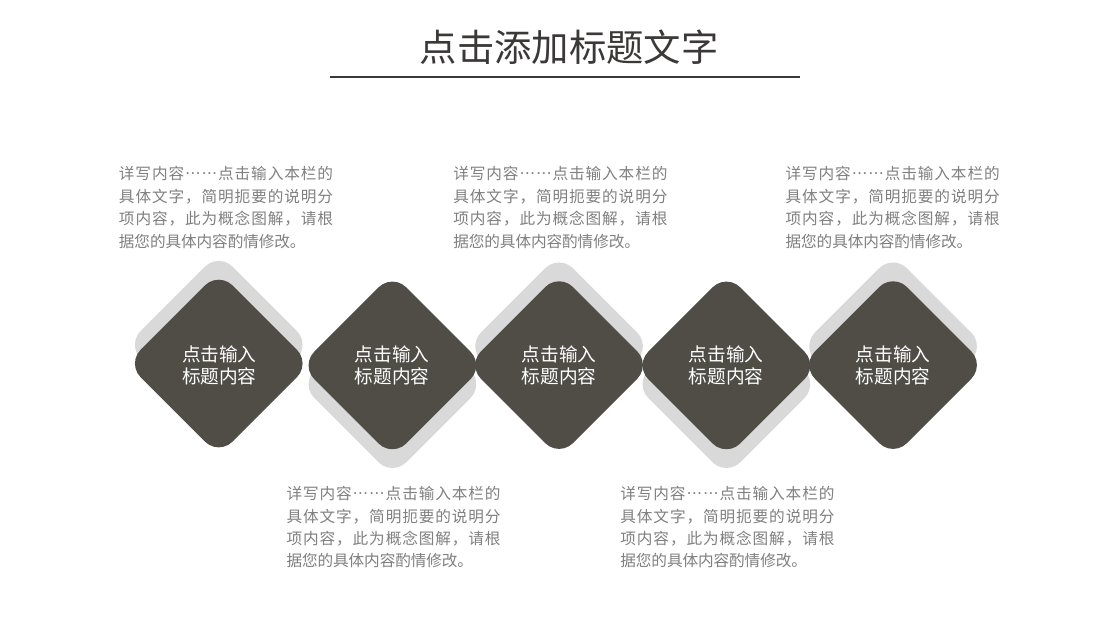
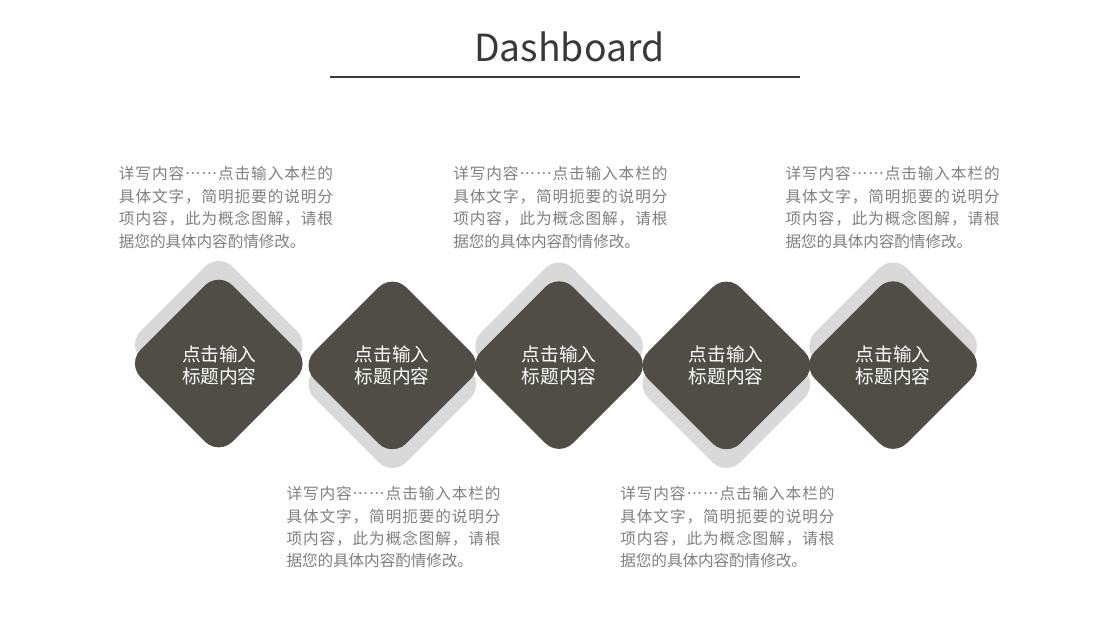
Before and after one commit to xuecat/IngestTask, a slide deck: slide 7 of ingesttask.pptx (slide 10 before the commit). Drawn at 1120x630 pixels with LibreOffice and Linux fonts; fonts in the diff are those of the drawing; background and template pictures are left out. Boxes give left, top, right and bottom in pixels: in the first picture for what was removed or moved away, otherwise in the second. Text is boxed around its words. In the diff, an @@ line names an element or a change of style, - is before the commit and + after.

```diff
--- a/ingesttask.pptx
+++ b/ingesttask.pptx
@@ text at (x1=474, y1=31, x2=664, y2=62): text changed @@
-点击添加标题文字
+Dashboard
```
Also in this commit, not shown: 5 other slides changed, 1 slide added, 1 slide removed.
